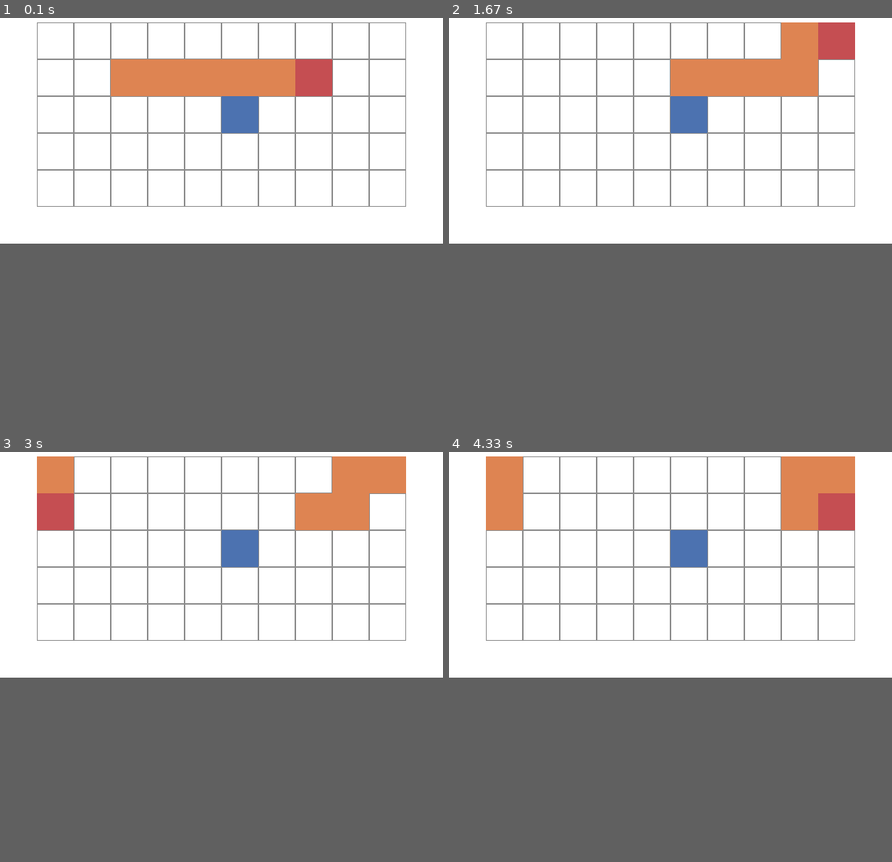
Above: before the commit, frames 1-4 (two rows, left to right).
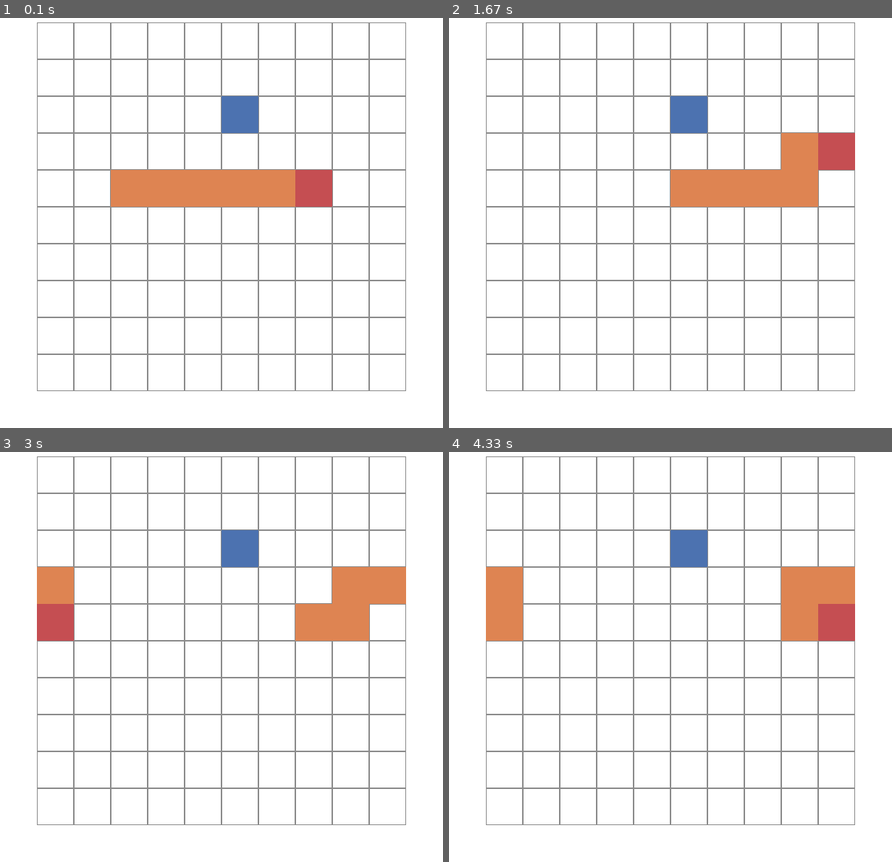
Above: after the commit, the same moments.

Repository: Arthur-B/RL-snake
Game: pygame game, started from snakeGame-playable.py
Two runs of this game, one before a commit and one after it. Both use one fixed random seed, a clock stepped at 60 frames per second and the inputs below.
Inputs:
- Up to frame 1 (0.1 s): no input
- Up to frame 2 (1.67 s): hold D 0.33-0.8 s; hold W 0.83-1.13 s; hold D from 1.17 s (still down)
- Up to frame 3 (3 s): release D at 1.72 s; hold A 1.75-2.42 s; hold S from 2.45 s (still down)
- Up to frame 4 (4.33 s): release S at 3.27 s; hold A 3.3-4.22 s
In our replay, the window is 600x350 before the commit and 600x600 after it. These sizes can differ from the game's own. Grey fills any space a smaller window leaves; there, only what the larger window draws over its background counts as a difference.

The runs differ from the first frame. In frame 1, 12% of the frame differs, in the area x 8-92%, y 10-92%; in frame 2, 12%; in frame 3, 12%; in frame 4, 12%.

Commit message:
Start working with pytorch

Diff:
--- a/gameEnvironment.py
+++ b/gameEnvironment.py
@@ -25,6 +25,7 @@
         # Init the fruit position
         [xRandom, yRandom] = random.choice(np.argwhere(env.mapState==0))
         env.mapState[xRandom, yRandom] = 3  # Map is 3 where there is fruit
+
 
     def reset(self):
 
@@ -70,7 +71,6 @@
         Place a new fruit on the map
         """
 
-        # Need a solution for when the map is full (win)
         if(np.argwhere(env.mapState==0).size == 0):
             env.gameOver = 1
         else:
@@ -92,8 +92,8 @@
         -------
         mapState: np.array
             The state of the game
-        score
-            Score accumulated until this point
+        reward
+            The reward of this specific move
         """
 
         if keyPressed == 'a':
--- a/snakeGame-playable.py
+++ b/snakeGame-playable.py
@@ -74,7 +74,7 @@
 #------------------------------------------------------------------------------
 # Initialize variables
 
-sizeX, sizeY = 10, 5    # Number of blocks width,height
+sizeX, sizeY = 10, 10    # Number of blocks width,height
 blockSize = 50          # Pixel width/height of a unit block
 offset = 50             # Pixel border
 
--- /dev/null
+++ b/snakeGame-pytorch.py
@@ -0,0 +1,376 @@
+# -*- coding: utf-8 -*-
+"""
+Created on Mon May  4 17:05:55 2020
+
+@author: ArthurBaucour
+"""
+
+# import gym
+import pygame
+from gameEnvironment import env # Import the game environment
+from numpy import argwhere
+
+import math
+import random
+import numpy as np
+import matplotlib
+import matplotlib.pyplot as plt
+from collections import namedtuple
+from itertools import count
+from PIL import Image
+
+import torch
+import torch.nn as nn
+import torch.optim as optim
+import torch.nn.functional as F
+import torchvision. transforms as T
+
+is_ipython = 'inline' in matplotlib.get_backend()
+if is_ipython:
+    from IPython import display
+
+plt.ion() # Interactive mode
+
+# If GPU with CUDA
+device = torch.device("cuda" if torch.cuda.is_available() else "cpu")
+
+
+#==============================================================================
+# DQN setup
+#==============================================================================
+
+
+#------------------------------------------------------------------------------
+# Replay memory
+
+Transition = namedtuple('Transition',
+                        ('state', 'action', 'next_state', 'reward'))
+
+class ReplayMemory(object):
+    def __init__(self, capacity):
+        self.capacity = capacity
+        self.memory = []
+        self.position = 0
+
+    def push(self, *args):
+        """Saves a transition"""
+        if len(self.memory) < self.capacity:
+            self.memory.append(None)
+        self.memory[self.position] = Transition(*args)
+        self.position = (self.position + 1) % self.capacity
+
+    def sample(self, batch_size):
+        return random.sample(self.memory, batch_size)
+
+    def __len__(self):
+        return len(self.memory)
+
+#------------------------------------------------------------------------------
+# Network
+
+class DQN(nn.Module):
+
+    # def __init__(self, h, w, outputs):
+    #     super(DQN, self).__init__()
+    #     # self.conv1 = nn.Conv2d(3, 16, kernel_size=5, stride=2)
+    #     self.conv1 = nn.Conv2d(1, 16, kernel_size=5, stride=2)
+    #     self.bn1 = nn.BatchNorm2d(16)
+    #     self.conv2 = nn.Conv2d(16, 32, kernel_size=5, stride=2)
+    #     self.bn2 = nn.BatchNorm2d(32)
+    #     self.conv3 = nn.Conv2d(32, 32, kernel_size=5, stride=2)
+    #     self.bn3 = nn.BatchNorm2d(32)
+
+    #     # Number of Linear input connections depends on output of conv2d layers
+    #     # and therefore the input image size, so compute it.
+    #     def conv2d_size_out(size, kernel_size = 5, stride = 2):
+    #         return (size - (kernel_size - 1) - 1) // stride  + 1
+    #     convw = conv2d_size_out(conv2d_size_out(conv2d_size_out(w)))
+    #     convh = conv2d_size_out(conv2d_size_out(conv2d_size_out(h)))
+    #     linear_input_size = convw * convh * 32
+    #     self.head = nn.Linear(linear_input_size, outputs)
+
+    # # Called with either one element to determine next action, or a batch
+    # # during optimization. Returns tensor([[left0exp,right0exp]...]).
+    # def forward(self, x):
+    #     x = F.relu(self.bn1(self.conv1(x)))
+    #     x = F.relu(self.bn2(self.conv2(x)))
+    #     x = F.relu(self.bn3(self.conv3(x)))
+    #     return self.head(x.view(x.size(0), -1))
+
+    def __init__(self, h, w, outputs):
+        super(DQN, self).__init__()
+        # self.conv1 = nn.Conv2d(3, 16, kernel_size=5, stride=2)
+        self.conv1 = nn.Conv2d(1, 32, kernel_size=8, stride=2)
+        self.conv2 = nn.Conv2d(64, 64, kernel_size=4, stride=4)
+        self.conv3 = nn.Conv2d(64, 64, kernel_size=2, stride=2)
+        self.lin1 = nn.Linear(64, 512)
+        self.head = nn.Linear(512, outputs)
+
+    # Called with either one element to determine next action, or a batch
+    # during optimization. Returns tensor([[left0exp,right0exp]...]).
+    def forward(self, x):
+        x = F.relu(self.conv1(x))
+        x = F.relu(self.conv2(x))
+        x = F.relu(self.conv3(x))
+        x = F.relu(self.lin1(x))
+        return self.head(x.view(x.size(0), -1))
+
+
+#==============================================================================
+# Game environment
+#==============================================================================
+
+#------------------------------------------------------------------------------
+# Draw grid
+
+def drawGrid(mapState, offset, blockSize, nbBlockx, nbBlocky, screen):
+
+    """
+    Draw the mapState given the specifications.
+    """
+
+    # Draw grid
+    for x in range(nbBlockx):
+        for y in range(nbBlocky):
+            rect = pygame.Rect(offset + x*blockSize, offset + y*blockSize,
+                               blockSize, blockSize)
+            pygame.draw.rect(screen, (140,140,140), rect, 1) # Width of 1, empty rectangle
+
+    # Draw snake body
+    for (x,y) in argwhere(gameEnv.mapState == 1):
+        rect = pygame.Rect(offset + x*blockSize, offset + y*blockSize,
+                           blockSize, blockSize)
+        pygame.draw.rect(screen, (222,132,82), rect)
+
+    # Draw snake head
+    for (x,y) in argwhere(gameEnv.mapState == 2):
+        rect = pygame.Rect(offset + x*blockSize, offset + y*blockSize,
+                           blockSize, blockSize)
+        pygame.draw.rect(screen, (197,78,82), rect)
+
+    # Draw fruit
+    for (x,y) in argwhere(gameEnv.mapState == 3):
+        rect = pygame.Rect(offset + x*blockSize, offset + y*blockSize,
+                           blockSize, blockSize)
+        pygame.draw.rect(screen, (76,114,176), rect)
+
+#------------------------------------------------------------------------------
+# Initialize variables
+
+sizeX, sizeY = 10, 10    # Number of blocks width,height
+blockSize = 50          # Pixel width/height of a unit block
+offset = 50             # Pixel border
+
+size = (offset * 2 + sizeX * blockSize, offset * 2 + sizeY * blockSize) # Overall size of screen
+
+# Initialize the game environment
+
+gameEnv = env(sizeX,sizeY)  # Initialize the map
+gameEnv.printState()        # Print underlying matrix of game
+
+done = gameEnv.gameOver     # SHOULD BE CLEANED
+
+# Initialize the game window
+
+screen = pygame.display.set_mode(size)  # Create game window of given size
+screen.fill((255,255,255))              # Fill map
+
+drawGrid(gameEnv.mapState, offset, blockSize, sizeX, sizeY, screen)
+
+pygame.display.flip()   # Update full display to screen
+
+#==============================================================================
+# Training
+#==============================================================================
+
+#------------------------------------------------------------------------------
+## Hyperparameters and utilities
+
+BATCH_SIZE = 128
+# BATCH_SIZE = 512
+GAMMA = 0.999
+EPS_START = 0.9
+EPS_END = 0.05
+EPS_DECAY = 200
+TARGET_UPDATE = 10
+
+# Get screen size so that we can initialize layers correctly based on shape
+# returned from AI gym. Typical dimensions at this point are close to 3x40x90
+# which is the result of a clamped and down-scaled render buffer in get_screen()
+# init_screen = get_screen()
+# _, _, screen_height, screen_width = init_screen.shape
+screen_height, screen_width = sizeX, sizeY
+
+# Get number of actions from gym action space
+# n_actions = env.action_space.n
+n_actions = 4
+
+policy_net = DQN(screen_height, screen_width, n_actions).to(device)
+target_net = DQN(screen_height, screen_width, n_actions).to(device)
+
+# # Test CUDA
+# policy_net.cuda()
+# target_net.cuda()
+
+target_net.load_state_dict(policy_net.state_dict())
+target_net.eval()
+
+optimizer = optim.RMSprop(policy_net.parameters())
+memory = ReplayMemory(10000)
+
+
+steps_done = 0
+
+
+def select_action(state):
+    global steps_done
+    sample = random.random()
+    eps_threshold = EPS_END + (EPS_START - EPS_END) * \
+        math.exp(-1. * steps_done / EPS_DECAY)
+    steps_done += 1
+    if sample > eps_threshold:
+        with torch.no_grad():
+            # t.max(1) will return largest column value of each row.
+            # second column on max result is index of where max element was
+            # found, so we pick action with the larger expected reward.
+            return policy_net(state).max(1)[1].view(1, 1)
+    else:
+        return torch.tensor([[random.randrange(n_actions)]], device=device, dtype=torch.long)
+
+
+episode_durations = []
+
+
+def plot_durations():
+    plt.figure(2)
+    plt.clf()
+    durations_t = torch.tensor(episode_durations, dtype=torch.float)
+    plt.title('Training...')
+    plt.xlabel('Episode')
+    plt.ylabel('Duration')
+    plt.plot(durations_t.numpy())
+    # Take 100 episode averages and plot them too
+    if len(durations_t) >= 100:
+        means = durations_t.unfold(0, 100, 1).mean(1).view(-1)
+        means = torch.cat((torch.zeros(99), means))
+        plt.plot(means.numpy())
+
+    plt.pause(0.001)  # pause a bit so that plots are updated
+    if is_ipython:
+        display.clear_output(wait=True)
+        display.display(plt.gcf())
+
+#------------------------------------------------------------------------------
+## Training loop
+
+def optimize_model():
+    if len(memory) < BATCH_SIZE:
+        return
+    transitions = memory.sample(BATCH_SIZE)
+    # Transpose the batch (see https://stackoverflow.com/a/19343/3343043 for
+    # detailed explanation). This converts batch-array of Transitions
+    # to Transition of batch-arrays.
+    batch = Transition(*zip(*transitions))
+
+    # Compute a mask of non-final states and concatenate the batch elements
+    # (a final state would've been the one after which simulation ended)
+    non_final_mask = torch.tensor(tuple(map(lambda s: s is not None,
+                                          batch.next_state)), device=device, dtype=torch.bool)
+    non_final_next_states = torch.cat([s for s in batch.next_state
+                                                if s is not None])
+    state_batch = torch.cat(batch.state)
+    action_batch = torch.cat(batch.action)
+    reward_batch = torch.cat(batch.reward)
+
+    # Compute Q(s_t, a) - the model computes Q(s_t), then we select the
+    # columns of actions taken. These are the actions which would've been taken
+    # for each batch state according to policy_net
+    state_action_values = policy_net(state_batch).gather(1, action_batch)
+
+    # Compute V(s_{t+1}) for all next states.
+    # Expected values of actions for non_final_next_states are computed based
+    # on the "older" target_net; selecting their best reward with max(1)[0].
+    # This is merged based on the mask, such that we'll have either the expected
+    # state value or 0 in case the state was final.
+    next_state_values = torch.zeros(BATCH_SIZE, device=device)
+    next_state_values[non_final_mask] = target_net(non_final_next_states).max(1)[0].detach()
+    # Compute the expected Q values
+    expected_state_action_values = (next_state_values * GAMMA) + reward_batch
+
+    # Compute Huber loss
+    loss = F.smooth_l1_loss(state_action_values, expected_state_action_values.unsqueeze(1))
+
+    # Optimize the model
+    optimizer.zero_grad()
+    loss.backward()
+    for param in policy_net.parameters():
+        param.grad.data.clamp_(-1, 1)
+    optimizer.step()
+
+
+num_episodes = 10 # 50
+for i_episode in range(num_episodes):
+    # Initialize the environment and state
+    gameEnv.reset()
+    # last_screen = get_screen()
+    # current_screen = get_screen()
+    # last_screen = get_screen()
+    # current_screen = get_screen()
+    # state = current_screen - last_screen
+    state = torch.tensor(gameEnv.mapState).cuda()
+    for t in count():
+        # Select and perform an action
+        action = select_action(state)
+        # Ugly key pressed
+        if action[0] == 0:
+            keyPressed = 'a'
+        elif action[0] == 1:
+            keyPressed = 'w'
+        elif action[0] == 2:
+            keyPressed = 's'
+        elif action[0] == 3:
+            keyPressed = 'd'
+        else:
+            print('wrong input:', action[0] )
+
+        # gameEnv.moveSnake(keyPressed)
+
+        # _, reward, done, _ = gameEnv.step(action.item())
+        _, reward = gameEnv.moveSnake(keyPressed)
+
+        done = gameEnv.gameOver
+        reward = torch.tensor([reward], device=device)
+
+        # Observe new state
+        # last_screen = current_screen
+        # current_screen = get_screen()
+        if not done:
+            # next_state = current_screen - last_screen
+            next_state = torch.tensor(gameEnv.mapState).cuda()
+        else:
+            next_state = None
+
+        # Store the transition in memory
+        memory.push(state, action, next_state, reward)
+
+        # Move to the next state
+        state = next_state
+
+        # Perform one step of the optimization (on the target network)
+        optimize_model()
+        if done:
+            episode_durations.append(t + 1)
+            plot_durations()
+            break
+
+    # Update the target network, copying all weights and biases in DQN
+    if i_episode % TARGET_UPDATE == 0:
+        target_net.load_state_dict(policy_net.state_dict())
+
+print('Complete')
+# env.render()
+# env.close()
+pygame.time.delay(5000)
+pygame.quit()
+plt.ioff()
+plt.show()
